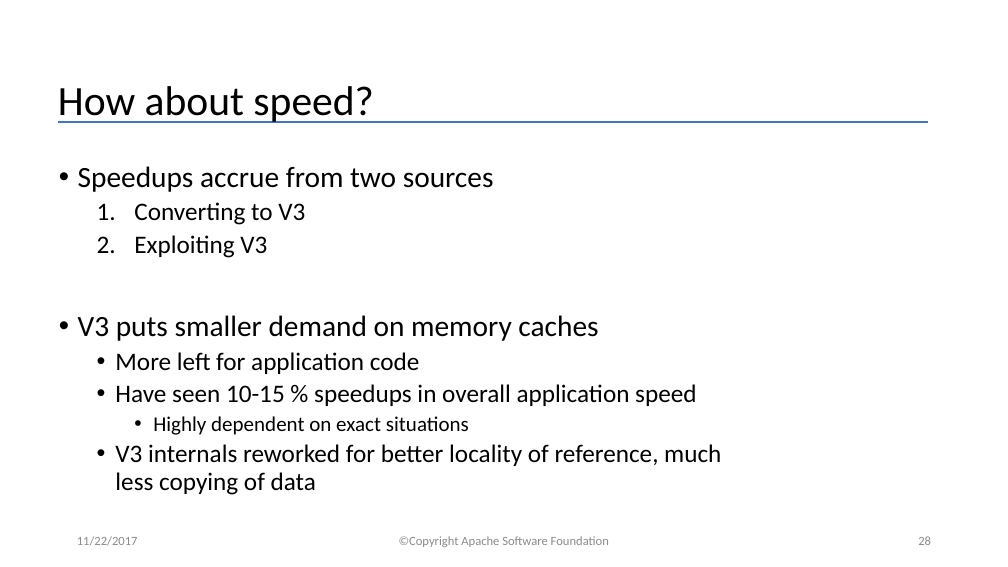
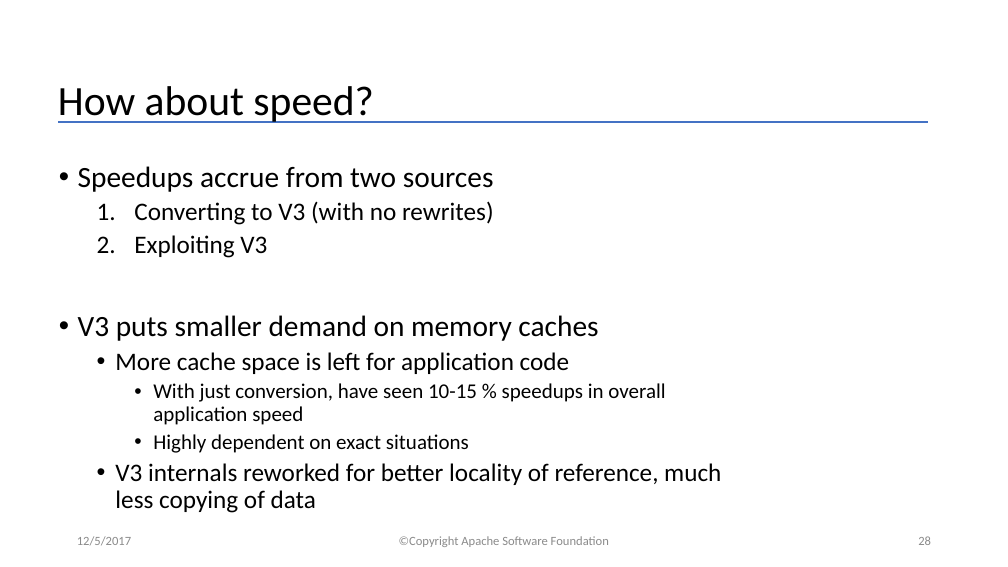
Before and after one commit to apache/uima-site, a slide deck: slide 28 of docs/downloads/uv3/UIMA_V3_Programmers_Solutions.pptx. Drawn at 1008x567 pixels with LibreOffice and Linux fonts; fonts in the diff are those of the drawing. Boxes give left, top, right and bottom in pixels: in the first picture for what was removed or moved away, otherwise in the second. Text is boxed around its words. In the diff, an @@ line names an element or a change of style, - is before the commit and + after.

```diff
--- a/docs/downloads/uv3/UIMA_V3_Programmers_Solutions.pptx
+++ b/docs/downloads/uv3/UIMA_V3_Programmers_Solutions.pptx
@@ text at bbox=[134, 201, 494, 225]: text changed @@
-  1. Converting to V3
+  1. Converting to V3 (with no rewrites)
@@ text at bbox=[115, 352, 665, 425]: text changed; size 24 to 20 pt @@
-  • More left for application code
-  • Have seen 10-15 % speedups in overall application speed
+  • More cache space is left for application code
+    • With just conversion, have seen 10-15 % speedups in overall application speed
@@ text at bbox=[77, 536, 131, 545]: text changed @@
-11/22/2017
+12/5/2017
```
Also in this commit, not shown: 29 other slides changed.
